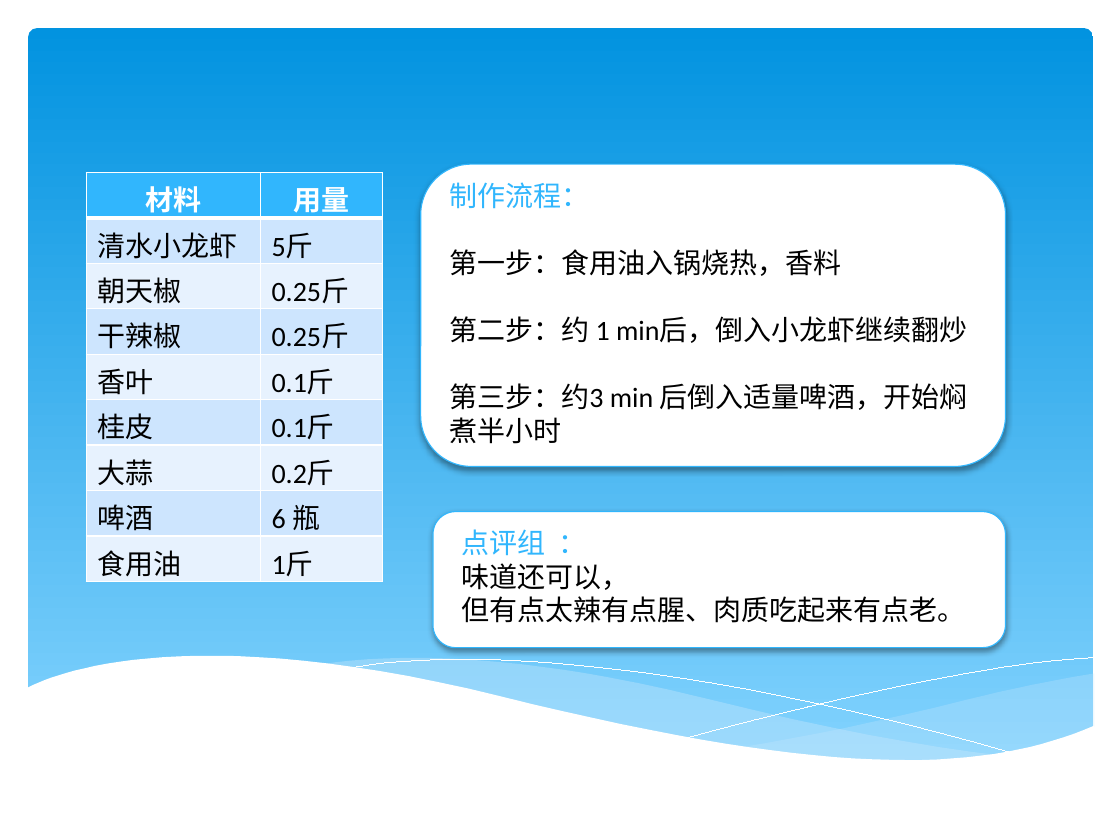
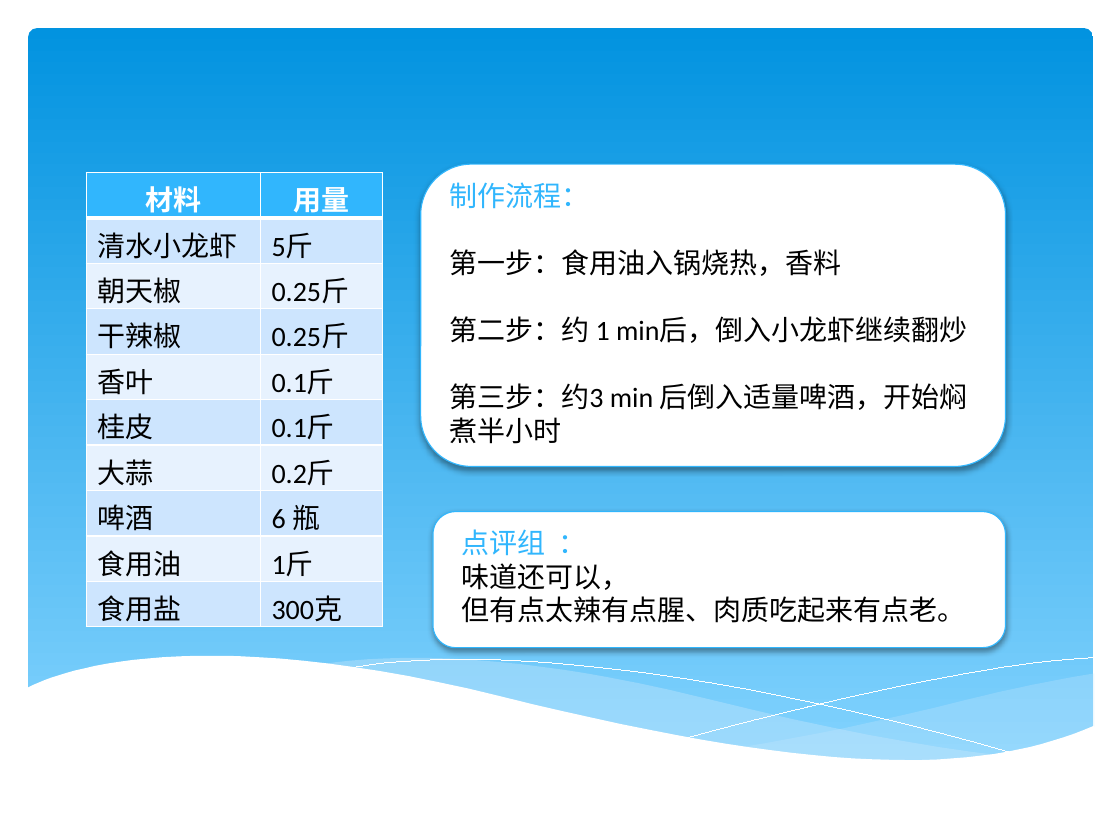
Before and after one commit to itwyhuaing/ProjectM, a slide deck: slide 8 of HaiNaBian_PM知识分享/PPT/PPT_V4/PPT_V41.pptx (slide 7 before the commit). Drawn at 1120x840 pixels with LibreOffice and Linux fonts; fonts in the diff are those of the drawing. Boxes give left, top, right and bottom in pixels: in the first picture for what was removed or moved away, otherwise in the second. Text is boxed around its words. In the diff, an @@ line names an element or a change of style, - is before the commit and + after.

```diff
--- a/HaiNaBian_PM知识分享/PPT/PPT_V4/PPT_V41.pptx
+++ b/HaiNaBian_PM知识分享/PPT/PPT_V4/PPT_V41.pptx
@@ table at box(86, 172, 383, 631) @@
+row 10: 食用盐 | 300克
```
Also in this commit, not shown: 2 slides added, 1 slide removed.
